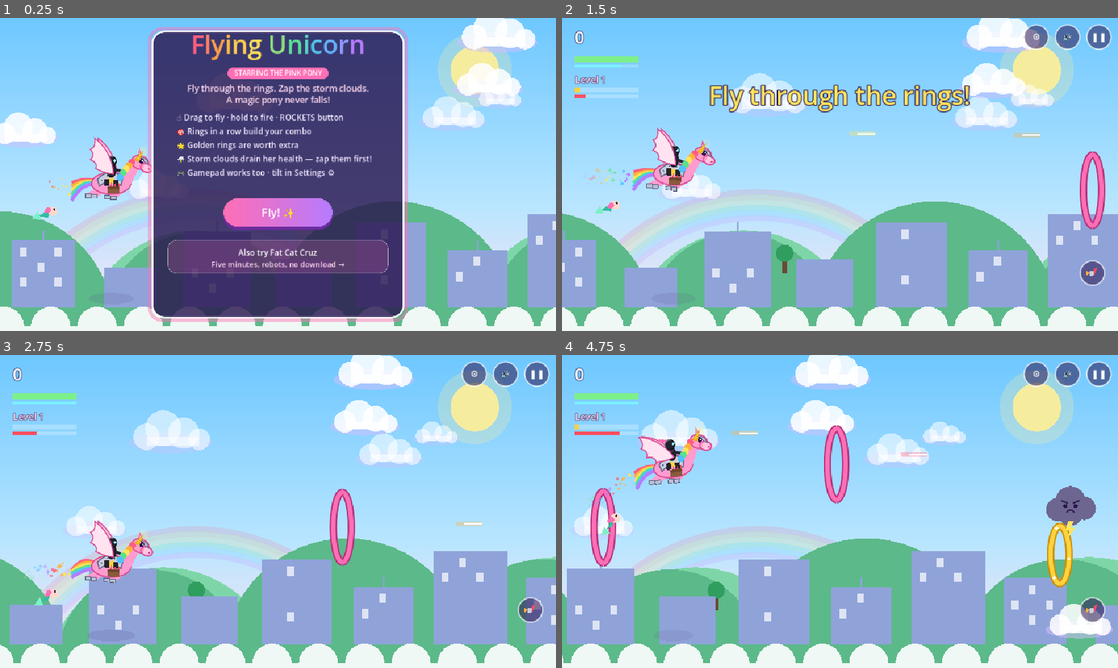
Above: before the commit, frames 1-4 (two rows, left to right).
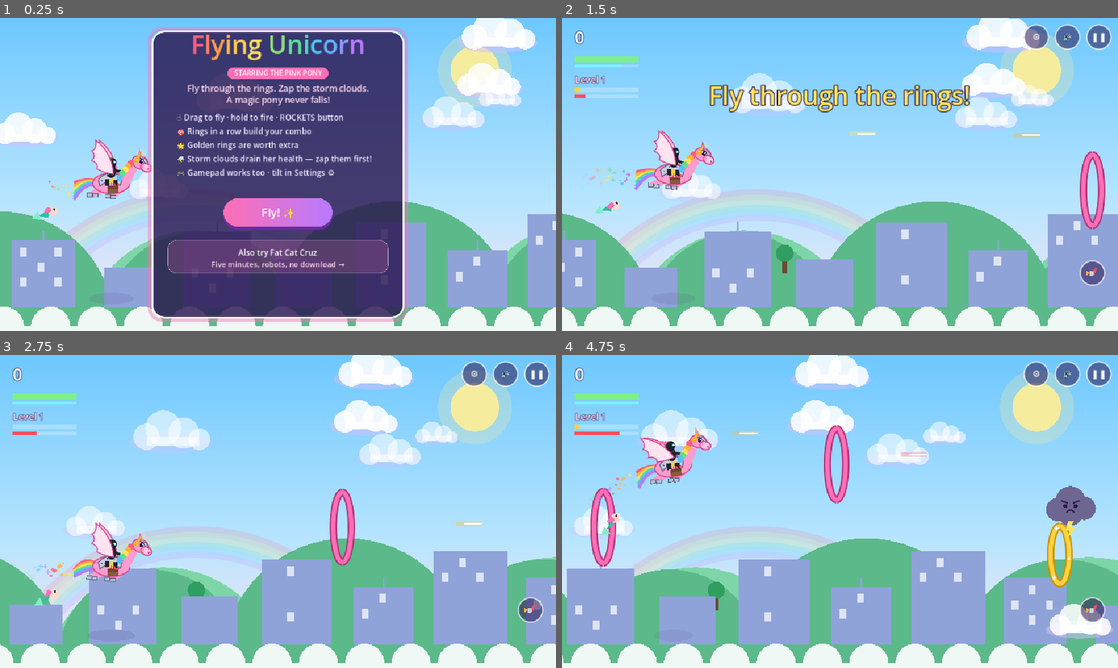
Above: after the commit, the same moments.

Repository: Dan8NOD/flying-unicorn
Game: Godot game, scene res://main.tscn
Same seed, same stepped clock (60 frames per second), same inputs: the game is played once before the commit and once after it.
Inputs (mouse positions are in pixels of both pictures, inside the frame that each line leads up to):
- Up to frame 1 (0.25 s): no input
- Up to frame 2 (1.5 s): tap Enter at 0.5 s; move the mouse to (962, 158) at 0.52 s; hold D (fly_right) 0.53-1.25 s; hold Space (fire) 0.53-1.25 s; click (962, 158) at 0.67 s; drag from (728, 190) to (812, 237) at 1.27 s
- Up to frame 3 (2.75 s): move the mouse to (333, 442) at 2.02 s; hold D (fly_right) from 2.03 s (still down); tap X at 2.1 s
- Up to frame 4 (4.75 s): release D (fly_right) at 2.75 s; drag from (812, 574) to (673, 464) at 2.77 s; move the mouse to (1006, 558) at 3.52 s; hold A (fly_left) 3.53-4.25 s; tap Enter at 3.6 s; drag from (673, 464) to (756, 433) at 4.27 s

The runs differ from the first frame. In frame 1, 0.6% of the frame differs, in the area x 12-28%, y 37-59%; in frame 2, 0.6%; in frame 3, 0.5%; in frame 4, 0.6%.

Commit message:
Gold size fun out, character at 80%

Diff:
--- a/main.gd
+++ b/main.gd
@@ -84,9 +84,6 @@
 const BEAM_PERIOD := 6.0
 const BEAM_DUR := 3.0
 var heat := 0.0
-const SIZE_DUR := 2.2
-var size_age := 0.0
-var size_mul := 1.0
 var shock: Array = []
 var overheated := false
 var reload_t := 0.0
@@ -525,7 +522,7 @@
 	rings = []; clouds = []; lasers = []; particles = []; pickups = []; popups = []
 	ring_timer = 0.6; cloud_timer = 3.5; fire_cooldown = 0; last_ring_y = H / 2
 	heat = 0; overheated = false; reload_t = 0; fire_ok = true; beam_cd = BEAM_PERIOD; beam_t = 0
-	size_age = 0; size_mul = 1; shock = []; boss = null; bolts = []; boss_t = 0; boss_spawn_t = 20.0; boss_kills = 0; bolt_cd = 0
+	shock = []; boss = null; bolts = []; boss_t = 0; boss_spawn_t = 20.0; boss_kills = 0; bolt_cd = 0
 	mer_cd = 2.0; mer_spool = 0; mer_lock = null; arcs = []; rockets = []; rocket_cd = 0; _rocket_tap = false;
 	hurt_timer = 0; flash = 0; level_banner = 2.2; t = 0
 	over_card_timer = 0; over_card_visible = false
@@ -647,11 +644,6 @@
 	_update_rockets(dt)
 	# Feel timers: reactions decay, ambient life goes on.
 	react_pop = maxf(0.0, react_pop - dt * 3.5)
-	if size_age > 0:
-		size_age += dt
-		if size_age >= SIZE_DUR:
-			size_age = 0
-			size_mul = 1.0
 	react_angle += react_spin * dt
 	react_spin = move_toward(react_spin, 0.0, dt * 14.0)
 	# Settle back to upright — a resting tilt reads as stuck sideways.
@@ -1875,31 +1867,16 @@
 
 # Body pivots compose with the world transform through _wxf and always
 # return through _world_apply — draw_set_transform is absolute, not composed.
-const CHAR_SCALE := 0.85
+const CHAR_SCALE := 0.8
 func _react_sc() -> Vector2:
 	return Vector2.ONE * CHAR_SCALE * (1.0 + 0.15 * react_pop) * _size_k()
 
-func _ease_back(x: float) -> float:
-	var c1 := 1.70158
-	var c3 := c1 + 1.0
-	return 1.0 + c3 * pow(x - 1.0, 3) + c1 * pow(x - 1.0, 2)
-
-
 func _size_k() -> float:
-	if size_age <= 0:
-		return 1.0
-	if size_age < 0.32:
-		return 1.0 + (size_mul - 1.0) * _ease_back(clampf(size_age / 0.32, 0.0, 1.0))
-	if size_age < 1.5:
-		return size_mul
-	var k := clampf((size_age - 1.5) / (SIZE_DUR - 1.5), 0.0, 1.0)
-	return lerpf(size_mul, 1.0, k * k * (3.0 - 2.0 * k))
+	return 1.0
 
 
 func _gold_hit() -> void:
 	react_spin = 9.0
-	size_mul = 0.7 if randf() < 0.5 else 1.3
-	size_age = 0.001
 	flash = maxf(flash, 0.12)
 	shock.append({ "x": uni.x, "y": uni.y, "life": 0.45, "max": 0.45 })
 	synth.powerup()
